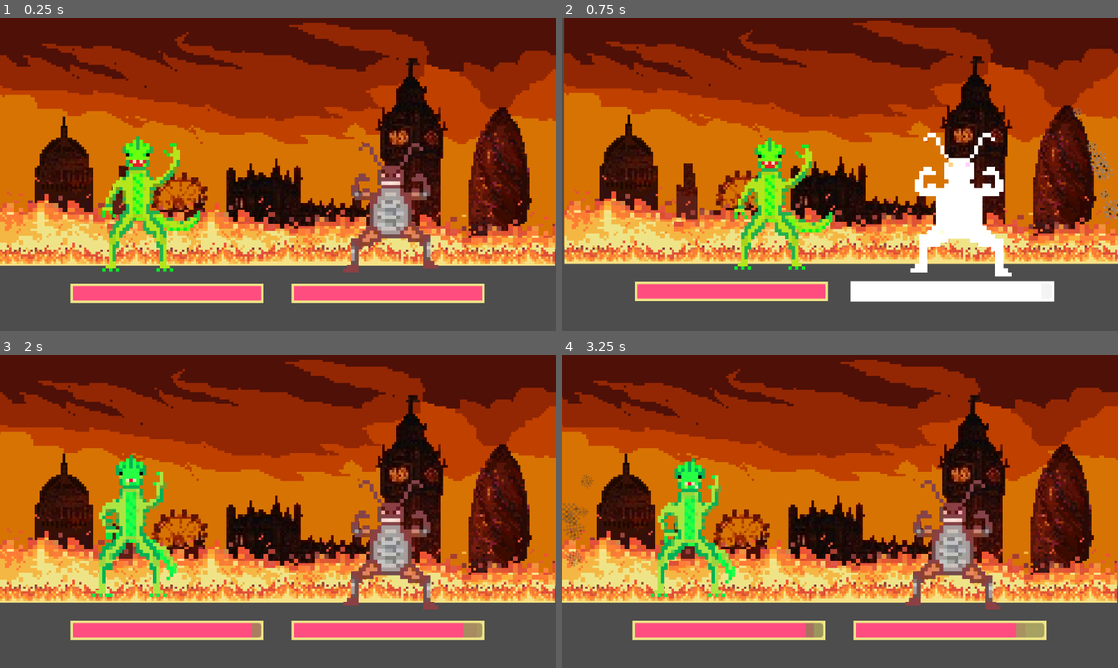
Above: before the commit, frames 1-4 (two rows, left to right).
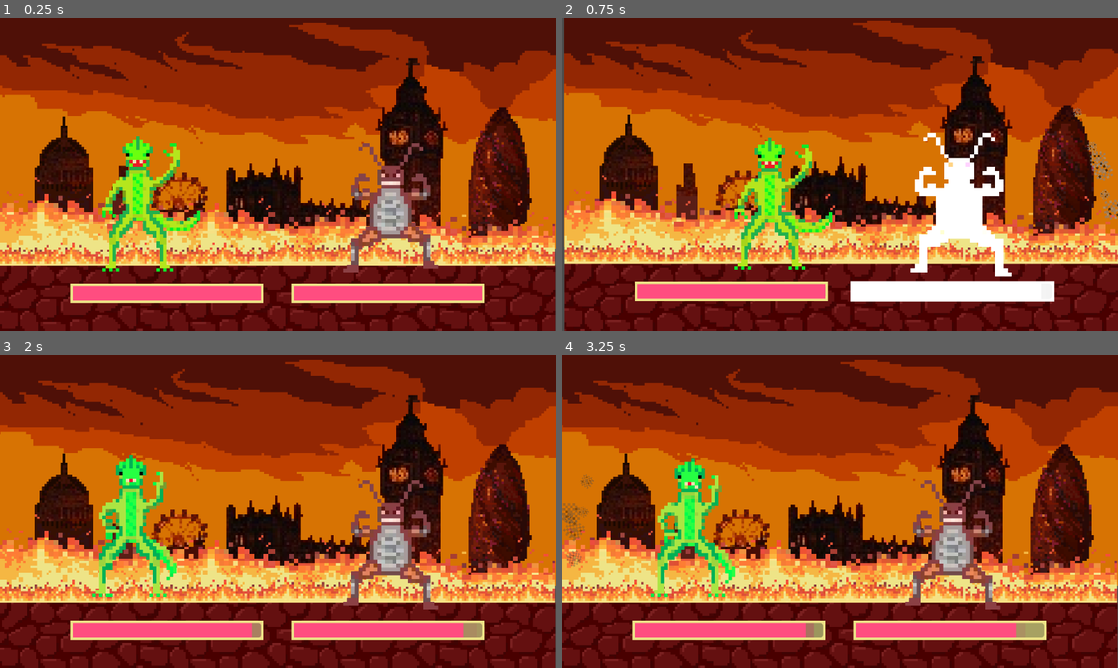
Above: after the commit, the same moments.

Repository: alifeee/fighting-visualiser
Game: Godot game, scene res://scenes/main.tscn
The game is run twice, just before and just after one commit, with the same random seed, the same clock (stepped at 60 frames per second) and the same inputs.
Inputs (mouse positions are in pixels of both pictures, inside the frame that each line leads up to):
- Up to frame 1 (0.25 s): no input
- Up to frame 2 (0.75 s): move the mouse to (962, 158) at 0.52 s; hold Right (hit right) from 0.53 s (still down); click (962, 158) at 0.67 s
- Up to frame 3 (2 s): move the mouse to (166, 527) at 1.27 s; release Right (hit right) at 1.28 s; hold Left (hit left) from 1.28 s (still down)
- Up to frame 4 (3.25 s): move the mouse to (895, 442) at 2.02 s; release Left (hit left) at 2.03 s; hold Right (hit right) from 2.03 s (still down); move the mouse to (812, 574) at 2.77 s; click (812, 574) at 2.92 s

The runs differ from the first frame. In frame 1, 16% of the frame differs, in the area x 0-100%, y 79-100%; in frame 2, 17%, in the area x 0-100%, y 78-100%; in frame 3, 16%; in frame 4, 16%.

Commit message:
add floor and P2 death animation

Diff:
--- a/assets/Cockaroacha.tres
+++ b/assets/Cockaroacha.tres
@@ -1,8 +1,97 @@
-[gd_resource type="SpriteFrames" load_steps=33 format=3 uid="uid://3gmkr8470671"]
-
+[gd_resource type="SpriteFrames" load_steps=56 format=3 uid="uid://3gmkr8470671"]
+
+[ext_resource type="Texture2D" uid="uid://cyqw5pqdq21sy" path="res://assets/Cockaroacha_death.png" id="1_c37yx"]
 [ext_resource type="Texture2D" uid="uid://dddrvj2li48x3" path="res://assets/Cockaroacha_idle.png" id="1_i3ine"]
 [ext_resource type="Texture2D" uid="uid://mkv0m4aanl6y" path="res://assets/Cockaroacha_gethit.png" id="2_c37yx"]
 
+[sub_resource type="AtlasTexture" id="AtlasTexture_re8ay"]
+atlas = ExtResource("1_c37yx")
+region = Rect2(0, 0, 45, 37)
+
+[sub_resource type="AtlasTexture" id="AtlasTexture_rvu35"]
+atlas = ExtResource("1_c37yx")
+region = Rect2(45, 0, 45, 37)
+
+[sub_resource type="AtlasTexture" id="AtlasTexture_h6had"]
+atlas = ExtResource("1_c37yx")
+region = Rect2(90, 0, 45, 37)
+
+[sub_resource type="AtlasTexture" id="AtlasTexture_35jiu"]
+atlas = ExtResource("1_c37yx")
+region = Rect2(135, 0, 45, 37)
+
+[sub_resource type="AtlasTexture" id="AtlasTexture_nm5pf"]
+atlas = ExtResource("1_c37yx")
+region = Rect2(0, 37, 45, 37)
+
+[sub_resource type="AtlasTexture" id="AtlasTexture_pbpq6"]
+atlas = ExtResource("1_c37yx")
+region = Rect2(45, 37, 45, 37)
+
+[sub_resource type="AtlasTexture" id="AtlasTexture_cnqss"]
+atlas = ExtResource("1_c37yx")
+region = Rect2(90, 37, 45, 37)
+
+[sub_resource type="AtlasTexture" id="AtlasTexture_yai5p"]
+atlas = ExtResource("1_c37yx")
+region = Rect2(135, 37, 45, 37)
+
+[sub_resource type="AtlasTexture" id="AtlasTexture_uslj8"]
+atlas = ExtResource("1_c37yx")
+region = Rect2(0, 74, 45, 37)
+
+[sub_resource type="AtlasTexture" id="AtlasTexture_ecm5n"]
+atlas = ExtResource("1_c37yx")
+region = Rect2(45, 74, 45, 37)
+
+[sub_resource type="AtlasTexture" id="AtlasTexture_anjdo"]
+atlas = ExtResource("1_c37yx")
+region = Rect2(90, 74, 45, 37)
+
+[sub_resource type="AtlasTexture" id="AtlasTexture_4ur2x"]
+atlas = ExtResource("1_c37yx")
+region = Rect2(135, 74, 45, 37)
+
+[sub_resource type="AtlasTexture" id="AtlasTexture_whvo2"]
+atlas = ExtResource("1_c37yx")
+region = Rect2(0, 111, 45, 37)
+
+[sub_resource type="AtlasTexture" id="AtlasTexture_qfmqa"]
+atlas = ExtResource("1_c37yx")
+region = Rect2(45, 111, 45, 37)
+
+[sub_resource type="AtlasTexture" id="AtlasTexture_h1ifv"]
+atlas = ExtResource("1_c37yx")
+region = Rect2(90, 111, 45, 37)
+
+[sub_resource type="AtlasTexture" id="AtlasTexture_b74aw"]
+atlas = ExtResource("1_c37yx")
+region = Rect2(135, 111, 45, 37)
+
+[sub_resource type="AtlasTexture" id="AtlasTexture_2qt2c"]
+atlas = ExtResource("1_c37yx")
+region = Rect2(0, 148, 45, 37)
+
+[sub_resource type="AtlasTexture" id="AtlasTexture_eb1h7"]
+atlas = ExtResource("1_c37yx")
+region = Rect2(45, 148, 45, 37)
+
+[sub_resource type="AtlasTexture" id="AtlasTexture_rcdj6"]
+atlas = ExtResource("1_c37yx")
+region = Rect2(90, 148, 45, 37)
+
+[sub_resource type="AtlasTexture" id="AtlasTexture_lq66f"]
+atlas = ExtResource("1_c37yx")
+region = Rect2(135, 148, 45, 37)
+
+[sub_resource type="AtlasTexture" id="AtlasTexture_r1s5d"]
+atlas = ExtResource("1_c37yx")
+region = Rect2(0, 185, 45, 37)
+
+[sub_resource type="AtlasTexture" id="AtlasTexture_04yr3"]
+atlas = ExtResource("1_c37yx")
+region = Rect2(45, 185, 45, 37)
+
 [sub_resource type="AtlasTexture" id="AtlasTexture_c37yx"]
 atlas = ExtResource("1_i3ine")
 region = Rect2(0, 0, 40, 53)
@@ -125,6 +214,77 @@
 
 [resource]
 animations = [{
+"frames": [{
+"duration": 1.0,
+"texture": SubResource("AtlasTexture_re8ay")
+}, {
+"duration": 1.0,
+"texture": SubResource("AtlasTexture_rvu35")
+}, {
+"duration": 1.0,
+"texture": SubResource("AtlasTexture_h6had")
+}, {
+"duration": 1.0,
+"texture": SubResource("AtlasTexture_35jiu")
+}, {
+"duration": 1.0,
+"texture": SubResource("AtlasTexture_nm5pf")
+}, {
+"duration": 1.0,
+"texture": SubResource("AtlasTexture_pbpq6")
+}, {
+"duration": 1.0,
+"texture": SubResource("AtlasTexture_cnqss")
+}, {
+"duration": 1.0,
+"texture": SubResource("AtlasTexture_yai5p")
+}, {
+"duration": 1.0,
+"texture": SubResource("AtlasTexture_uslj8")
+}, {
+"duration": 1.0,
+"texture": SubResource("AtlasTexture_ecm5n")
+}, {
+"duration": 1.0,
+"texture": SubResource("AtlasTexture_anjdo")
+}, {
+"duration": 1.0,
+"texture": SubResource("AtlasTexture_4ur2x")
+}, {
+"duration": 1.0,
+"texture": SubResource("AtlasTexture_whvo2")
+}, {
+"duration": 1.0,
+"texture": SubResource("AtlasTexture_qfmqa")
+}, {
+"duration": 1.0,
+"texture": SubResource("AtlasTexture_h1ifv")
+}, {
+"duration": 1.0,
+"texture": SubResource("AtlasTexture_b74aw")
+}, {
+"duration": 1.0,
+"texture": SubResource("AtlasTexture_2qt2c")
+}, {
+"duration": 1.0,
+"texture": SubResource("AtlasTexture_eb1h7")
+}, {
+"duration": 1.0,
+"texture": SubResource("AtlasTexture_rcdj6")
+}, {
+"duration": 1.0,
+"texture": SubResource("AtlasTexture_lq66f")
+}, {
+"duration": 1.0,
+"texture": SubResource("AtlasTexture_r1s5d")
+}, {
+"duration": 1.0,
+"texture": SubResource("AtlasTexture_04yr3")
+}],
+"loop": false,
+"name": &"death",
+"speed": 15.0
+}, {
 "frames": [{
 "duration": 1.0,
 "texture": SubResource("AtlasTexture_c37yx")
--- a/scenes/main.tscn
+++ b/scenes/main.tscn
@@ -7,6 +7,7 @@
 [ext_resource type="Texture2D" uid="uid://dwj1i08chch0r" path="res://assets/background.png" id="3_tefeu"]
 [ext_resource type="Script" uid="uid://dujktj8qlaq2g" path="res://scripts/character.gd" id="4_jyhfs"]
 [ext_resource type="Script" uid="uid://cqil0qubbochu" path="res://scripts/sky.gd" id="4_tipki"]
+[ext_resource type="Texture2D" uid="uid://wm53yy4sq0dx" path="res://assets/floor.png" id="5_eb6dy"]
 [ext_resource type="SpriteFrames" uid="uid://3gmkr8470671" path="res://assets/Cockaroacha.tres" id="5_tefeu"]
 [ext_resource type="Texture2D" uid="uid://b4wuofxque8st" path="res://assets/Lizard-Neil_idle.png" id="6_choun"]
 [ext_resource type="Texture2D" uid="uid://f7pm8gah4mhn" path="res://assets/Lizard-Neil_gethit.png" id="7_ya4ey"]
@@ -264,6 +265,11 @@
 texture = ExtResource("3_o6xl0")
 centered = false
 script = ExtResource("4_tipki")
+
+[node name="Sprite2D" type="Sprite2D" parent="."]
+position = Vector2(575.25, 711.25)
+scale = Vector2(4.7, 4.7)
+texture = ExtResource("5_eb6dy")
 
 [node name="background" type="AnimatedSprite2D" parent="."]
 position = Vector2(0, 35)
@@ -287,7 +293,7 @@
 position = Vector2(813.5, 333.812)
 scale = Vector2(7.875, 7.875)
 sprite_frames = ExtResource("5_tefeu")
-frame_progress = 0.703202
+animation = &"death"
 script = ExtResource("4_jyhfs")
 particles2d = NodePath("../P2Particles")
 DEATH_RIGHTWARD_PIXELS = 150.0
--- a/scripts/character.gd
+++ b/scripts/character.gd
@@ -54,6 +54,12 @@
 func _on_reset():
 	reset()
 
+func _finish_animation():
+	if animation == "gethit":
+		self.play("default")
+	elif animation == "death":
+		pass
+
 func _on_do_hit(health: Variant):
 	var tween = get_tree().create_tween()
 	tween.tween_property(
@@ -71,9 +77,7 @@
 	# animation
 	self.frame = 0
 	self.play("gethit")
-	self.animation_finished.connect(
-		func (): self.play("default")
-	)
+	self.animation_finished.connect(_finish_animation)
 
 	# flash white
 	var tween = get_tree().create_tween()
@@ -107,4 +111,13 @@
 	tween.tween_callback(
 		Globals.stop_slow_motion
 	)
-	self.stop()
+	var death_or_stop = func():
+		self.play("death")
+		if animation == "death":
+			rotation = 0
+		else:
+			self.stop()
+	tween.tween_callback(
+		death_or_stop
+	)
+	animation
Binary file added: assets/Cockaroacha_death.png
Not shown, added: assets/Cockaroacha_death.png.import
Binary file added: assets/floor.png
Not shown, added: assets/floor.png.import
Not shown: 1 places in scenes/main.tscn that only renumber resources
